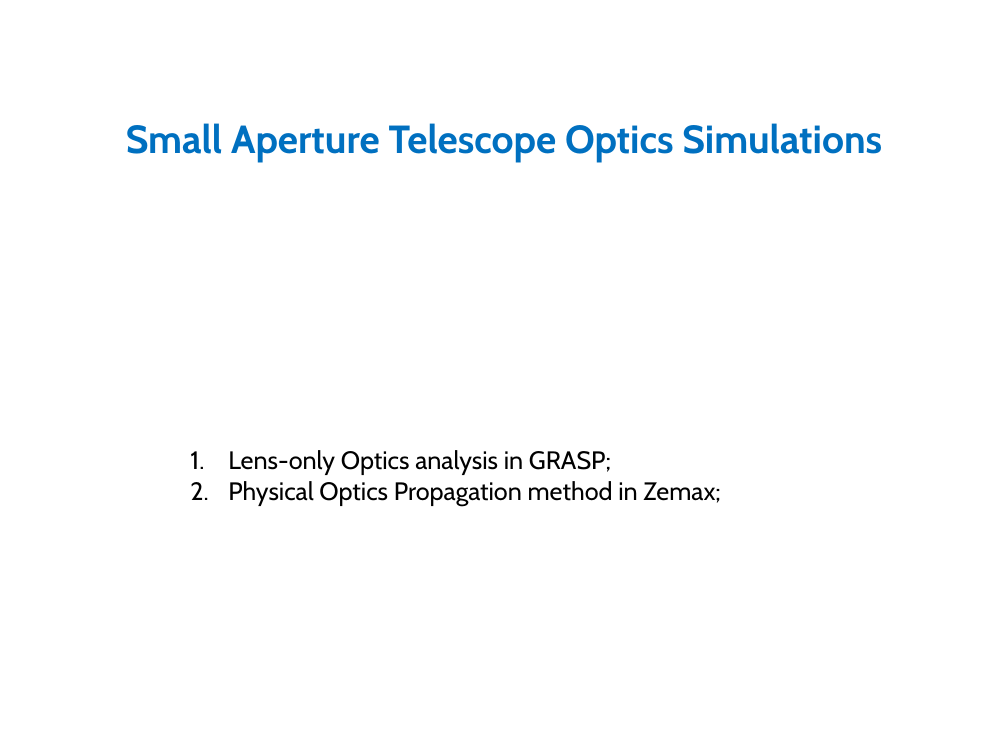
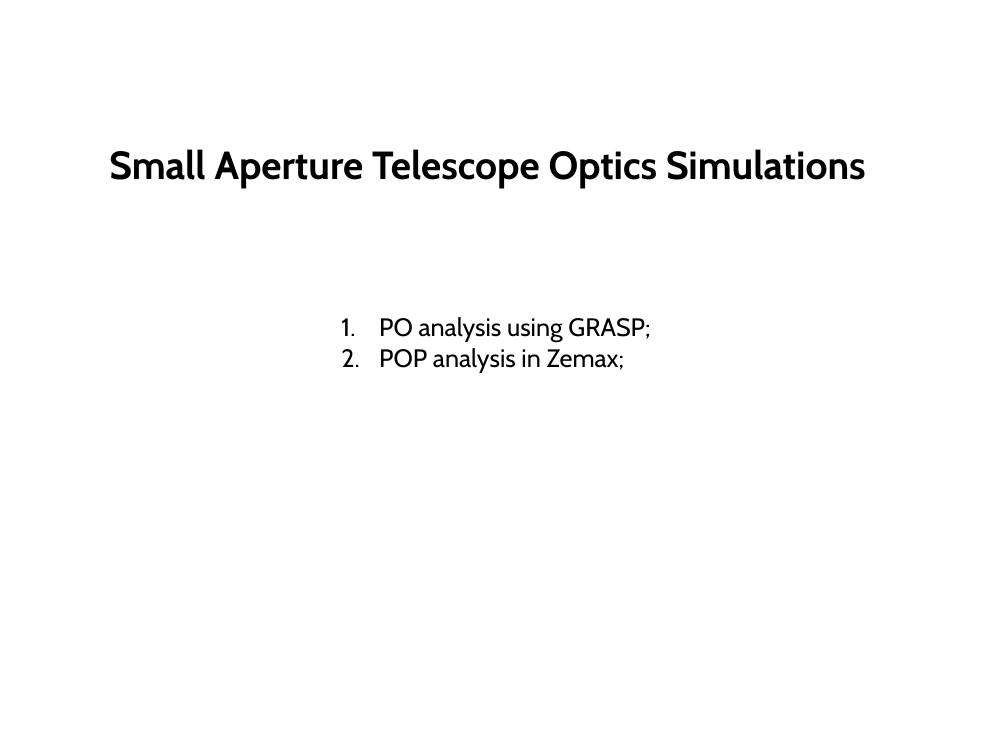
Before and after one commit to XiaodongRencologne/SATpopy, a slide deck: slide 1 of report/SAT_simulation.pptx. Drawn at 1008x756 pixels with LibreOffice and Linux fonts; fonts in the diff are those of the drawing. Boxes give left, top, right and bottom in pixels: in the first picture for what was removed or moved away, otherwise in the second. Text is boxed around its words. In the diff, an @@ line names an element or a change of style, - is before the commit and + after.

```diff
--- a/report/SAT_simulation.pptx
+++ b/report/SAT_simulation.pptx
@@ text "Small Aperture Telescope Optics Simulations": place and size @@
-text "Small Aperture Telescope Optics Simulations" at [126, 123, 882, 163]
+text "Small Aperture Telescope Optics Simulations" at [109, 149, 866, 188]
@@ text "Small Aperture Telescope Optics Simulations" at [109, 149, 866, 188]: text colour #0070C0 to #000000 @@
@@ text at [379, 317, 650, 373]: text changed @@
-1. Lens-only Optics analysis in GRASP;
-2. Physical Optics Propagation method in Zemax;
+1. PO analysis using GRASP;
+2. POP analysis in Zemax;
```
Also in this commit, not shown: 1 other slide changed, 11 other files.
